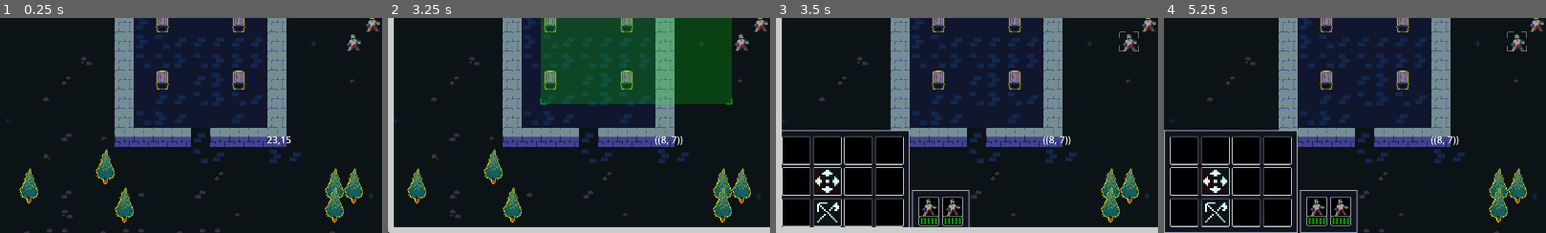
Above: before the commit, frames 1-4 (left to right).
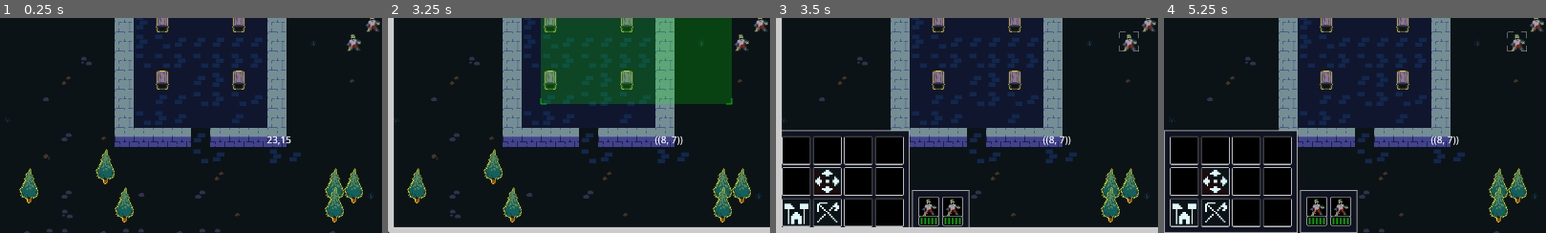
Above: after the commit, the same moments.

Repository: MateusRPF/MicroRTS
Game: Godot game, scene res://Maps/Lvl_test.tscn
Two runs of this game, one before a commit and one after it. Both use one fixed random seed, a clock stepped at 60 frames per second and the inputs below.
Inputs (mouse positions are % of the whole screen's width and height, from its top left):
- Up to frame 1 (0.25 s): no input
- Up to frame 2 (3.25 s): tap Enter at 0.5, 2 s; drag from (90, 5) to (89, 91) at 0.52 s; tap Space (pause) at 1.25, 2.75 s; drag from (93, 5) to (89, 91) at 1.27 s; move the mouse to (96, 5) at 2.02 s; click (96, 5) at 2.17 s; drag from (45, 70) to (20, 35) at 2.77 s
- Up to frame 3 (3.5 s): no input
- Up to frame 4 (5.25 s): drag from (3, 81) to (89, 91) at 3.52 s; tap Enter at 4.25 s; drag from (7, 81) to (89, 91) at 4.27 s; tap Space (pause) at 5 s; move the mouse to (11, 81) at 5.02 s; click (11, 81) at 5.17 s
The pictures show only the part of the screen within x 0-50%, y 50-100%; the shares and areas given below are measured in that part.

Frames 1-2 are identical in both runs. In frame 3, 0.3% of the frame differs, in the area x 2-9%, y 86-96%; in frame 4, 0.3%.

Commit message:
merge conflict fix

Diff:
--- a/Maps/Lvl_test.tscn
+++ b/Maps/Lvl_test.tscn
@@ -8,6 +8,8 @@
 [ext_resource type="Resource" uid="uid://b040ygjoar8hg" path="res://Data/CommandDatas/CommandData_Move.tres" id="10_c44cc"]
 [ext_resource type="Script" uid="uid://cwkglspweq2rf" path="res://Scripts/UnitComponents/CAttributeSet.gd" id="10_rlgon"]
 [ext_resource type="Resource" uid="uid://cu60k5qe8hr83" path="res://Data/CommandDatas/CommandData_Harvest.tres" id="11_c44cc"]
+[ext_resource type="Resource" uid="uid://bn7x3krawrpf4" path="res://Data/CommandDatas/CommandData_Build.tres" id="lvl_build"]
+[ext_resource type="Script" path="res://Scripts/UnitComponents/CUnderConstruction.gd" id="18_cuc"]
 [ext_resource type="Script" uid="uid://wyn24v7ygtom" path="res://Scripts/Widgets/Widget_TickControl.gd" id="11_gab08"]
 [ext_resource type="Script" uid="uid://d30ltivdhe6vr" path="res://Scripts/UnitComponents/Commands/CCommandExecutor.gd" id="11_jln6d"]
 [ext_resource type="PackedScene" uid="uid://bc1qg1rd6prpb" path="res://Prefabs/Widgets/Widget_BasicButton.tscn" id="11_jp3g8"]
@@ -78,7 +80,7 @@
 NodePath("MarginContainer/GridContainer/Button_Move"): ExtResource("10_c44cc"),
 NodePath("MarginContainer/GridContainer/Button_FollowDefend"): null,
 NodePath("MarginContainer/GridContainer/Button_Halt"): null,
-NodePath("MarginContainer/GridContainer/Button_Build"): null,
+NodePath("MarginContainer/GridContainer/Button_Build"): ExtResource("lvl_build"),
 NodePath("MarginContainer/GridContainer/Button_Repair"): null,
 NodePath("MarginContainer/GridContainer/Button_SwitchDraft"): null,
 NodePath("MarginContainer/GridContainer/Button_Harvest"): ExtResource("11_c44cc")
@@ -90,7 +92,8 @@
 ExtResource("9_mgthj"): NodePath("MarginContainer/SingleObject/VBoxContainer/Widget_WoundView"),
 ExtResource("10_rlgon"): NodePath("MarginContainer/SingleObject/VBoxContainer/Widget_AttributeView"),
 ExtResource("11_jln6d"): NodePath("MarginContainer/SingleObject/VBoxContainer/Widget_ExecutorView"),
-ExtResource("12_jp3g8"): NodePath("MarginContainer/SingleObject/VBoxContainer2/Widget_InventoryView")
+ExtResource("12_jp3g8"): NodePath("MarginContainer/SingleObject/VBoxContainer2/Widget_InventoryView"),
+ExtResource("18_cuc"): NodePath("MarginContainer/SingleObject/VBoxContainer/Widget_ConstructionView")
 }
 
 [node name="CoordinateLabel" type="Label" parent="PlayerHUDLayer" unique_id=1740694992]
